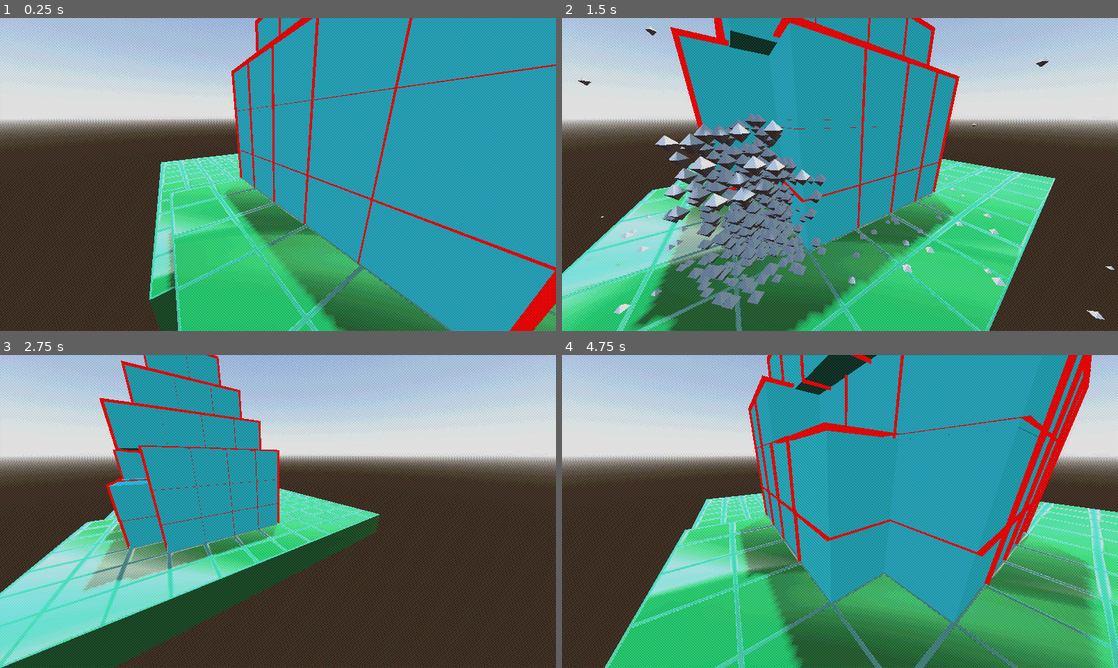
Above: before the commit, frames 1-4 (two rows, left to right).
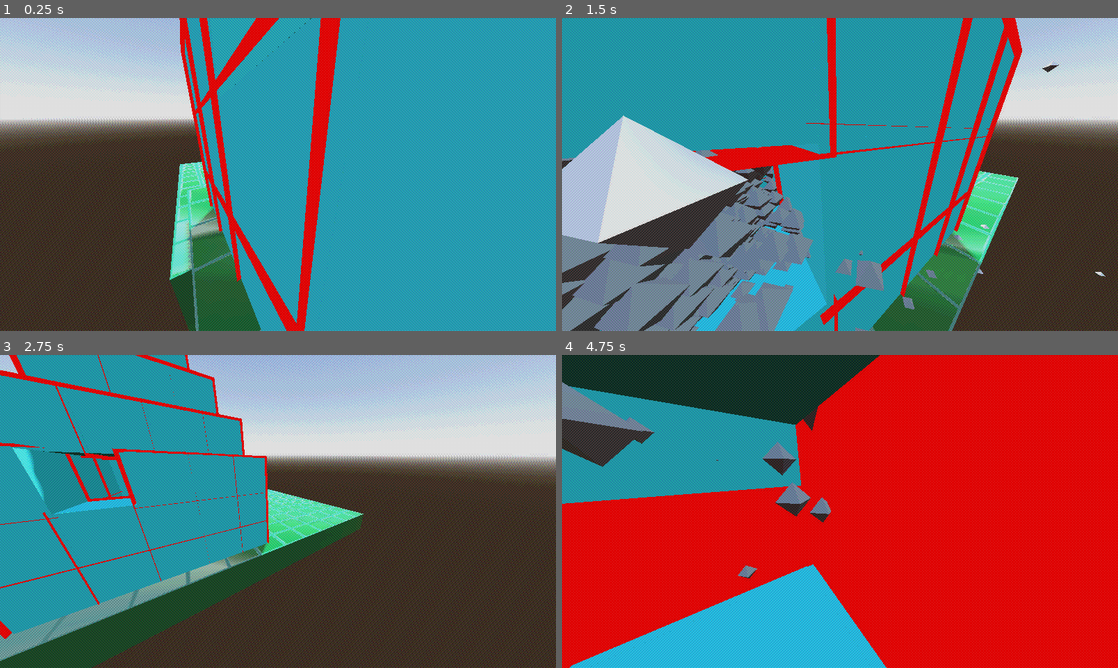
Above: after the commit, the same moments.

Repository: Sangsterj/detonation-destination
Game: Godot game, scene res://main.tscn
The game is run twice, just before and just after one commit, with the same random seed, the same clock (stepped at 60 frames per second) and the same inputs.
Inputs (mouse positions are in pixels of both pictures, inside the frame that each line leads up to):
- Up to frame 1 (0.25 s): no input
- Up to frame 2 (1.5 s): move the mouse to (962, 158) at 0.52 s; hold D (right) 0.53-1.28 s; hold C (Click) 0.53-1.28 s; click (962, 158) at 0.67 s; move the mouse to (728, 190) at 1.27 s; hold S (back) from 1.28 s (still down); tap F (flamethrower) at 1.35 s; click (728, 190) at 1.42 s
- Up to frame 3 (2.75 s): move the mouse to (333, 442) at 2.02 s; release S (back) at 2.03 s; hold D (right) from 2.03 s (still down); hold C (Click) from 2.03 s (still down); click (333, 442) at 2.17 s
- Up to frame 4 (4.75 s): move the mouse to (812, 574) at 2.77 s; release D (right) at 2.78 s; release C (Click) at 2.78 s; hold W (forward) 2.78-3.53 s; tap F (flamethrower) at 2.85, 4.35 s; click (812, 574) at 2.92 s; move the mouse to (1006, 558) at 3.52 s; hold C (Click) 3.53-4.28 s; hold A (left) from 3.53 s (still down); click (1006, 558) at 3.67 s; move the mouse to (673, 464) at 4.27 s; click (673, 464) at 4.42 s

The runs differ from the first frame. In frame 1, 27% of the frame differs, in the area x 26-100%, y 0-100%; in frame 2, 60%; in frame 3, 31%; in frame 4, 95%, in the area x 0-100%, y 0-100%.

Commit message:
camera shake, minor modifications, basic sounds

Diff:
--- a/camera_base.gd
+++ b/camera_base.gd
@@ -1,9 +1,10 @@
-extends Node3D
+extends Camera3D
 # other camera scripts can inherit from this
 # they must call the base_camera_process at the top of their _process method
 
 var mouse_pressed_prev = false
 var weapon = 1
+const BASE_FOV = 100
 
 # Called when the node enters the scene tree for the first time.
 func _ready() -> void:
@@ -12,12 +13,14 @@
 
 # Called every frame. 'delta' is the elapsed time since the previous frame.
 func base_camera_process():
+	# screen shake
+	fov = BASE_FOV + randf_range(0.0, Data.shaking_amt)
 
+	# inputs
 	if Input.is_action_pressed("Click"):
 		Data.current_weapon = Data.Weapon.CLICK
 	if Input.is_action_pressed("flamethrower"):
 		Data.current_weapon = Data.Weapon.FLAMETHROWER
-
 
 	# destroy destructables
 	var cam = get_viewport().get_camera_3d()
--- a/cube.tscn
+++ b/cube.tscn
@@ -41,3 +41,5 @@
 randomness = 1.0
 process_material = ExtResource("5_sp724")
 draw_pass_1 = ExtResource("3_yve16")
+
+[node name="Sounds" type="Node3D" parent="."]
--- a/data.gd
+++ b/data.gd
@@ -11,3 +11,16 @@
 }
 
 var current_weapon = Weapon.CLICK
+
+# screen shake
+const SHAKING_DIMINISH = 0.9  # decreases additional shaking if it is already shaking a lot
+const SHAKING_GO_AWAY = 0.3  # decreases existing shaking (if it is already shaking)
+var shaking_amt: int = 0
+
+
+func shake_screen(amt: int) -> void:
+	shaking_amt = amt*pow(SHAKING_DIMINISH, shaking_amt)
+
+
+func _process(delta: float) -> void:
+	shaking_amt *= 1-delta*SHAKING_GO_AWAY
--- a/delete_destructables_zone.gd
+++ b/delete_destructables_zone.gd
@@ -13,4 +13,5 @@
 
 func _on_area_3d_body_entered(body: Node3D) -> void:
 	if body.get_parent().has_meta("destructable"):
+		# todo: add bright red laser crossing through the cube
 		body.get_parent().explode()
--- a/delete_destructables_zone.tscn
+++ b/delete_destructables_zone.tscn
@@ -12,4 +12,6 @@
 [node name="CollisionShape3D" type="CollisionShape3D" parent="Area3D"]
 shape = SubResource("BoxShape3D_vsjxe")
 
+[node name="Sounds" type="Node3D" parent="."]
+
 [connection signal="body_entered" from="Area3D" to="." method="_on_area_3d_body_entered"]
--- a/destructable.gd
+++ b/destructable.gd
@@ -2,6 +2,15 @@
 
 var exploded = false
 var explode_anim = 0.0
+
+# every destructable needs these children with these names:
+# RigidBody3D named RigidBody3D
+# GPUParticles3D named ExplosionParticles
+# GPUParticles3D named BurnParticles
+# Node3D named Sounds
+
+const DEFAULT_EXPLODE_SOUND = "res://assets/sounds/laser-explosion-glass.mp3"
+const DEFAULT_BURN_SOUND = "res://assets/sounds/laser-explosion-rubble.mp3"  # todo change
 
 
 # Called when the node enters the scene tree for the first time.
@@ -19,7 +28,19 @@
 		return
 
 
-func explode():
+func do_sound(sound_path=DEFAULT_EXPLODE_SOUND, volume=1):
+	var new_sound = AudioStreamPlayer3D.new()
+	new_sound.set_stream(load(sound_path))
+	new_sound.volume_db = volume
+	new_sound.pitch_scale = randf()*0.4+0.8
+	$Sounds.add_child(new_sound)
+	new_sound.global_position = global_position
+	new_sound.play()
+
+
+func explode(sound_path=DEFAULT_EXPLODE_SOUND):
+	do_sound(sound_path)
+	Data.shake_screen(12)
 	exploded = true
 	var rb: RigidBody3D = $RigidBody3D
 	rb.freeze = true
@@ -29,7 +50,9 @@
 	exp.emitting = true
 	exp.position = rb.position
 
-func burn():
+func burn(sound_path=DEFAULT_BURN_SOUND):
+	do_sound(sound_path, -10)
+	Data.shake_screen(7)
 	exploded = true
 	var rb: RigidBody3D = $RigidBody3D
 	rb.freeze = true
--- a/lav_testing.tscn
+++ b/lav_testing.tscn
@@ -1,10 +1,11 @@
-[gd_scene load_steps=10 format=3 uid="uid://b15jo4cwp5sq5"]
+[gd_scene load_steps=11 format=3 uid="uid://b15jo4cwp5sq5"]
 
 [ext_resource type="Script" path="res://camera_move_testing.gd" id="1_4j173"]
 [ext_resource type="PackedScene" uid="uid://dfy0mtas2a5f3" path="res://cube.tscn" id="1_ntlfe"]
 [ext_resource type="Shader" path="res://shaders/dither.gdshader" id="2_ixf85"]
 [ext_resource type="PackedScene" uid="uid://bvyy12bq5dioq" path="res://green_platform.tscn" id="3_elk4y"]
 [ext_resource type="PackedScene" uid="uid://dbvvnfyw0y6xy" path="res://delete_destructables_zone.tscn" id="5_q0hm0"]
+[ext_resource type="PackedScene" uid="uid://cjns13k2ctq5a" path="res://ui.tscn" id="6_0o7yy"]
 
 [sub_resource type="ProceduralSkyMaterial" id="ProceduralSkyMaterial_3unwm"]
 
@@ -49,6 +50,8 @@
 grow_horizontal = 2
 grow_vertical = 2
 
+[node name="UI" parent="." instance=ExtResource("6_0o7yy")]
+
 [node name="platforms" type="Node3D" parent="."]
 
 [node name="platform" parent="platforms" instance=ExtResource("3_elk4y")]
@@ -71,6 +74,7 @@
 size_z = 14
 
 [node name="destructables" type="Node3D" parent="."]
+transform = Transform3D(1, 0, 0, 0, 1, 0, 0, 0, 1, -1.5, 0, 1.5)
 
 [node name="cube-1" parent="destructables" instance=ExtResource("1_ntlfe")]
 
--- /dev/null
+++ b/ui.tscn
@@ -0,0 +1,5 @@
+[gd_scene format=3 uid="uid://cjns13k2ctq5a"]
+
+[node name="UI" type="Node3D"]
+
+[node name="CanvasLayer" type="CanvasLayer" parent="."]
